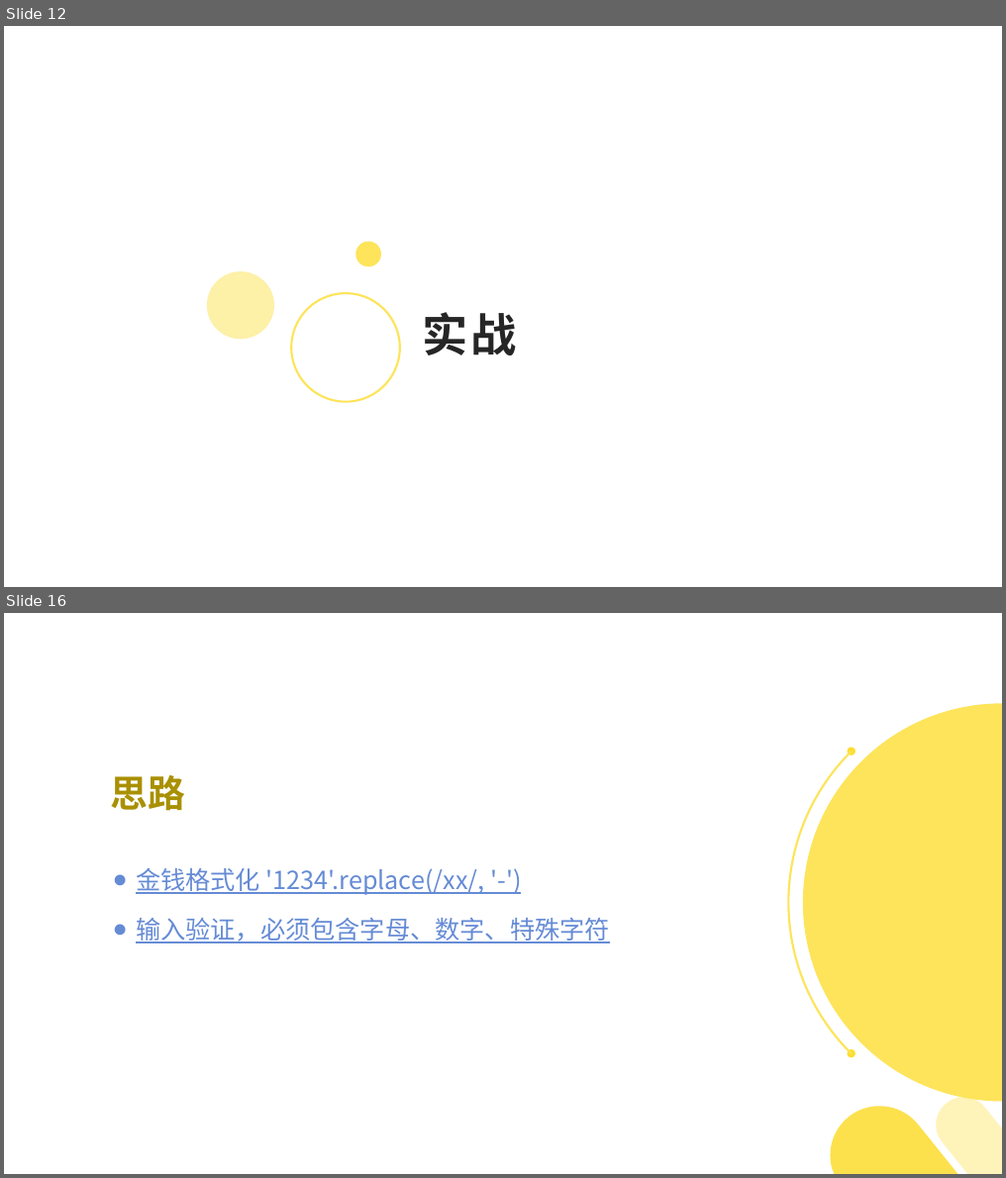
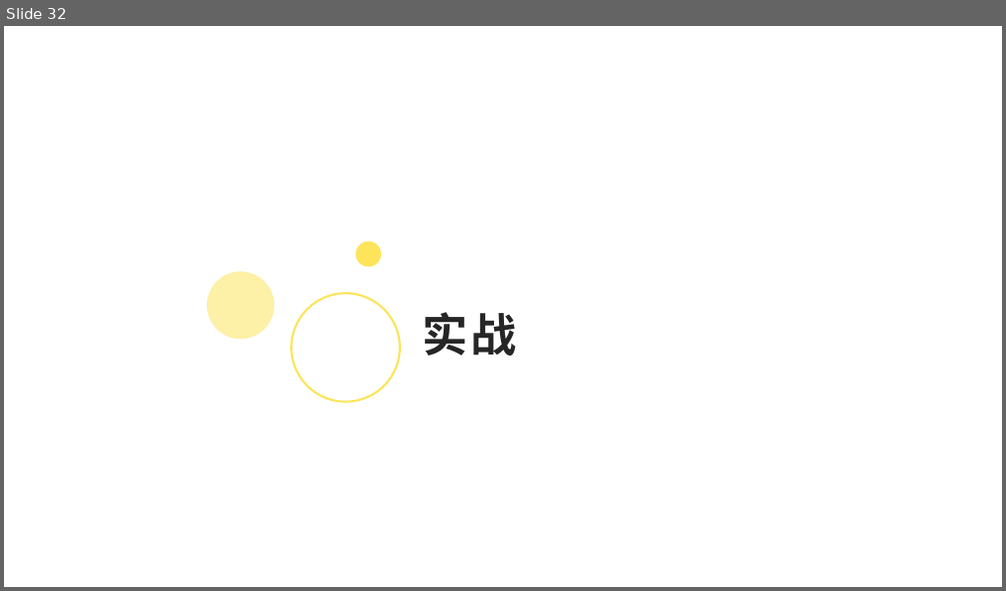
Before and after one commit to 382615666/note, a slide deck: 科普.pptx. Shown one above the other, each under a label of ours: slides 12 and 16 before the commit, slide 32 after it; the slides between them are not shown. The pictures are 1006x1178 and 1006x591 pixels, drawn with LibreOffice and Linux fonts; fonts in the diff are those of the drawing. Boxes give left, top, right and bottom in pixels: in the first picture for what was removed or moved away, otherwise in the second. Text is boxed around its words. In the diff, an @@ line names an element or a change of style, - is before the commit and + after.

```diff
--- a/科普.pptx
+++ b/科普.pptx
@@ slide 16 removed at [4,613,1002,1174], background #FFFFFF @@
@@ freeform shape removed at [803,703,1002,1102] @@
@@ freeform shape removed at [788,752,851,1054] @@
@@ ellipse removed at [846,747,855,756] @@
@@ text removed at [111,775,186,811] @@
-思路
@@ text removed at [136,868,610,944] @@
-● 金钱格式化 '1234'.replace(/xx/, '-')
-● 输入验证，必须包含字母、数字、特殊字符
@@ ellipse removed at [846,1050,855,1058] @@
@@ freeform shape removed at [831,1106,958,1174] @@
@@ freeform shape removed at [936,1097,1002,1174] @@
@@ what was slide 12 is now slide 32 @@
```
Also in this commit, not shown: 12 slides changed, 26 slides added, 5 other slides removed, 2 other files.
